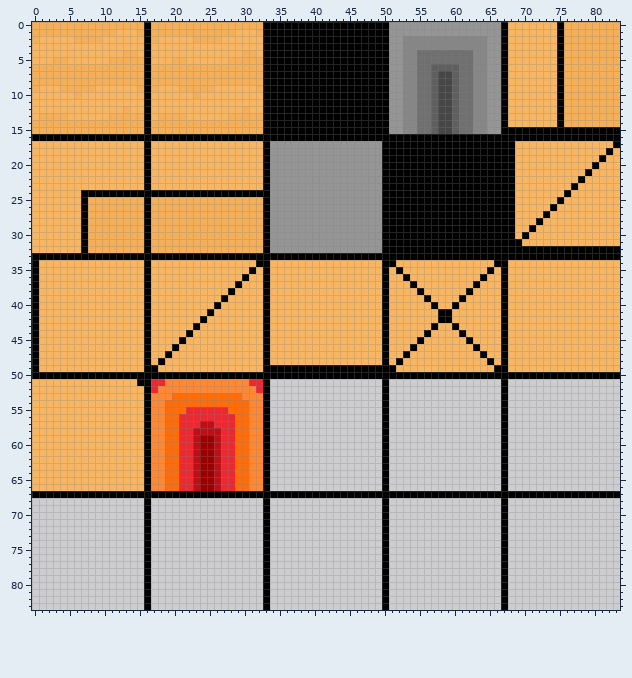
Sprite sheet -- Resources/DesertTileset.png. Above, as it was before the edit.
The file is 84x84 pixels.
The same view after the edit:
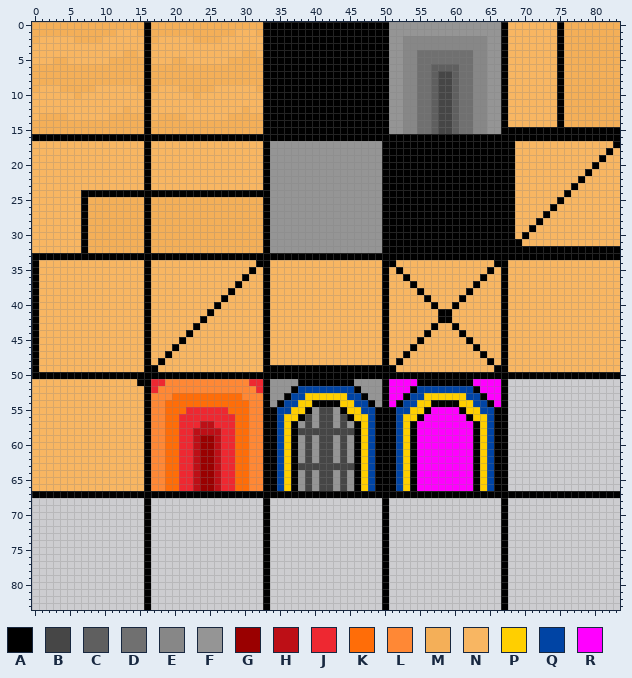
Palette (. is transparent): A #000000  B #464646  C #5f5f5f  D #707070  E #878787  F #959595  G #9a0000  H #bd0f16  J #ee2831  K #ff6d08  L #ff8835  M #f4af58  N #f8b662  P #ffcf00  Q #0044a4  R #ff00ff
Changes in this commit:
The edit adds colour A in row 51 at x 38 to 45 and 55 to 62; in row 52 at x 37, 46, 54 and 63; in row 53 at x 36, 47, 53 and 64; in row 54 at x 35, 40 to 43, 48, 52, 57 to 60 and 65; in row 55 at x 34, 39, 44, 49, 51, 56, 61 and 66; in row 56 at x 34, 38, 45, 49, 51, 55, 62 and 66.
The edit adds colour A in rows 57 to 66 at x 34, 37, 46, 49, 51, 54, 63 and 66.
The edit adds colour B in row 55 at x 41 to 42; in rows 56 to 57 at x 39, 41 to 42 and 44; in row 58 at x 38 to 45; in rows 59 to 62 at x 39, 41 to 42 and 44; in row 63 at x 38 to 45; in rows 64 to 66 at x 39, 41 to 42 and 44.
The edit adds colour F in row 51 at x 34 to 37 and 46 to 49; in row 52 at x 34 to 36 and 47 to 49; in row 53 at x 34 to 35 and 48 to 49; in row 54 at x 34 and 49; in rows 55 to 56 at x 40 and 43; in row 57 at x 38, 40, 43 and 45.
The edit adds colour F in rows 59 to 62 at x 38, 40, 43 and 45; in rows 64 to 66 at x 38, 40, 43 and 45.
The edit adds colour P in row 53 at x 39 to 44 and 56 to 61; in row 54 at x 38 to 39, 44 to 45, 55 to 56 and 61 to 62; in row 55 at x 37 to 38, 45 to 46, 54 to 55 and 62 to 63; in row 56 at x 36 to 37, 46 to 47, 53 to 54 and 63 to 64; in rows 57 to 66 at x 36, 47, 53 and 64.
The edit adds colour Q in row 52 at x 38 to 45 and 55 to 62; in row 53 at x 37 to 38, 45 to 46, 54 to 55 and 62 to 63; in row 54 at x 36 to 37, 46 to 47, 53 to 54 and 63 to 64; in row 55 at x 35 to 36, 47 to 48, 52 to 53 and 64 to 65; in rows 56 to 66 at x 35, 48, 52 and 65.
The edit adds colour R in row 51 at x 51 to 54 and 63 to 66; in row 52 at x 51 to 53 and 64 to 66; in row 53 at x 51 to 52 and 65 to 66; in row 54 at x 51 and 66; in row 55 at x 57 to 60; in row 56 at x 56 to 61.
The edit adds colour R in rows 57 to 66 at x 55 to 62.
Where, in picture pixels (left, top, right, bottom), the same in both pictures:
added: (270, 379, 501, 491)
